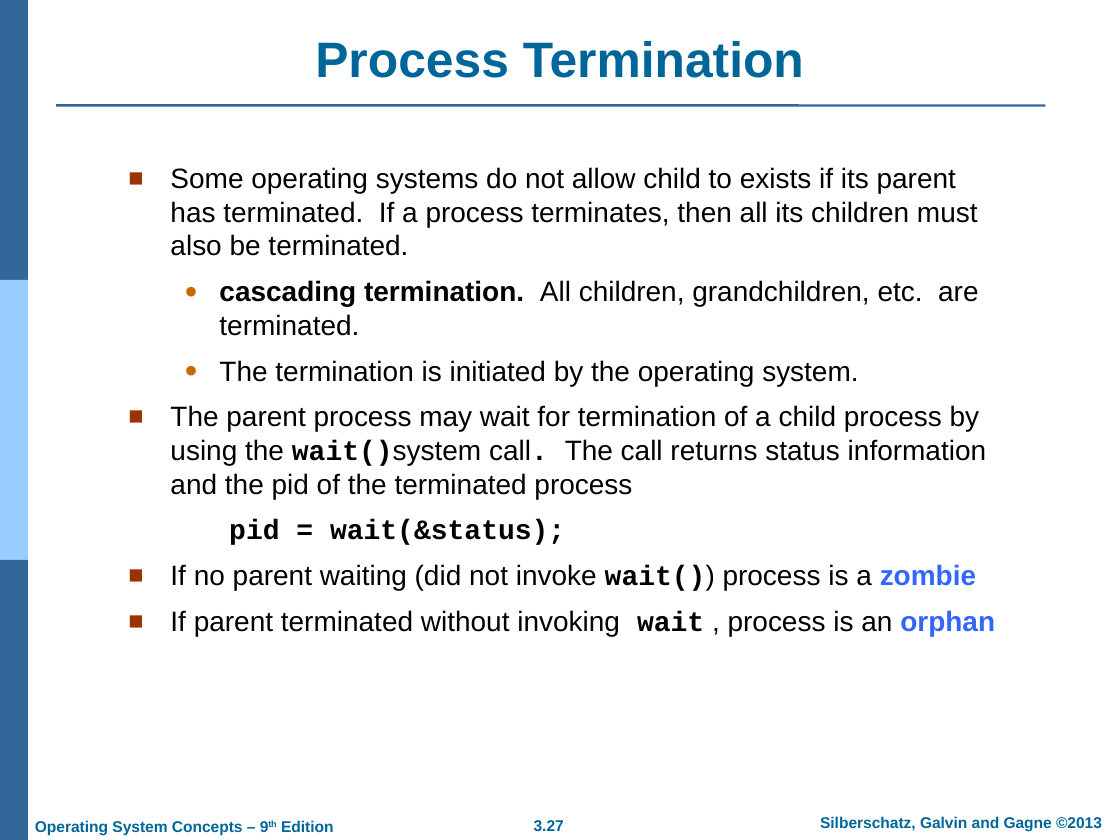
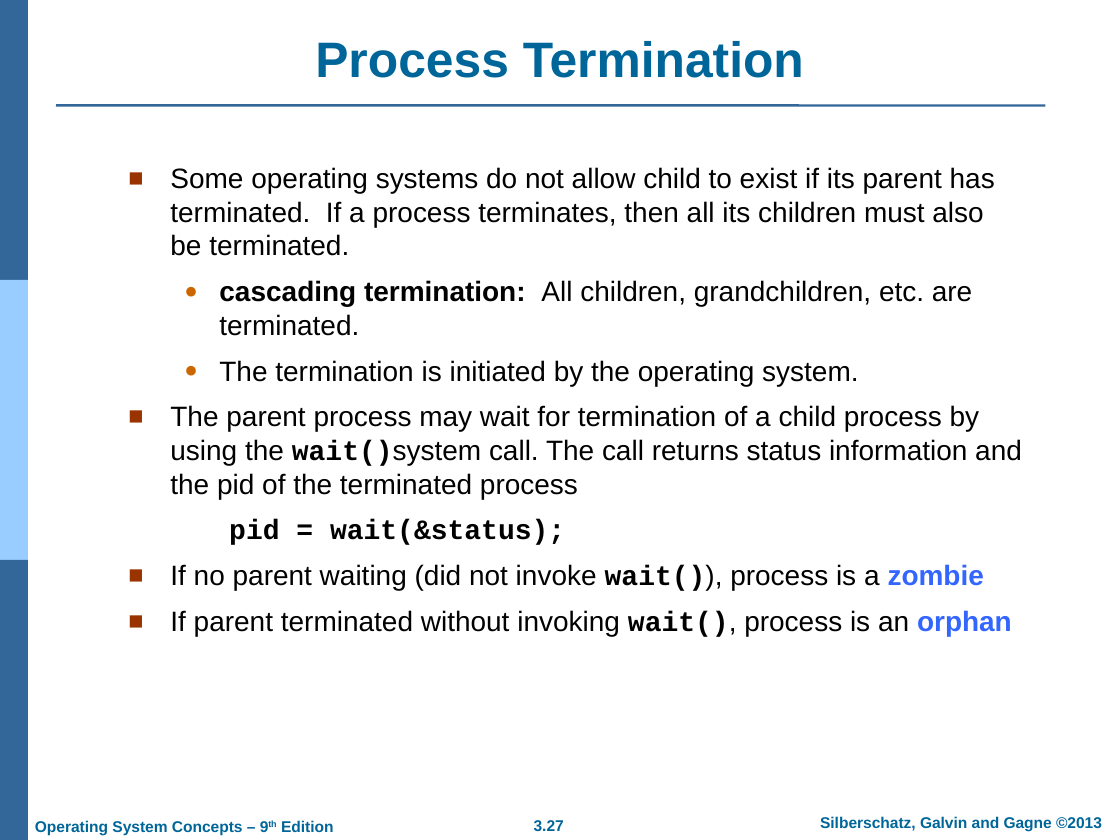
Before and after one commit to GeneralNitin/S4, a slide deck: slide 27 of S4/03. OS/PPTs/PPT-dir/03. Processes.ppt. Drawn at 1120x840 pixels with LibreOffice and Linux fonts; fonts in the diff are those of the drawing; background and template pictures are left out. Boxes give left, top, right and bottom in pixels: in the first picture for what was removed or moved away, otherwise in the second. Text is boxed around its words. In the diff, an @@ line names an element or a change of style, - is before the commit and + after.

Commit message:
Modified OS PPTs M2&5

```diff
--- a/S4/03. OS/PPTs/PPT-dir/03. Processes.ppt
+++ b/S4/03. OS/PPTs/PPT-dir/03. Processes.ppt
@@ text at box(170, 167, 995, 336): text changed @@
-■ Some operating systems do not allow child to exists if its parent has terminated. If a process terminates, then all its children must also be terminated.
-  ● cascading termination. All children, grandchildren, etc. are terminated.
+■ Some operating systems do not allow child to exist if its parent has terminated. If a process terminates, then all its children must also be terminated.
+  ● cascading termination: All children, grandchildren, etc. are terminated.
@@ text at box(170, 405, 1022, 499): font Courier New to Arial, bold off in "call." @@
@@ text at box(170, 564, 1012, 637): text changed @@
-■ If no parent waiting (did not invoke wait()) process is a zombie
-■ If parent terminated without invoking wait , process is an orphan
+■ If no parent waiting (did not invoke wait()), process is a zombie
+■ If parent terminated without invoking wait(), process is an orphan
```
Also in this commit, not shown: 15 other slides changed.
